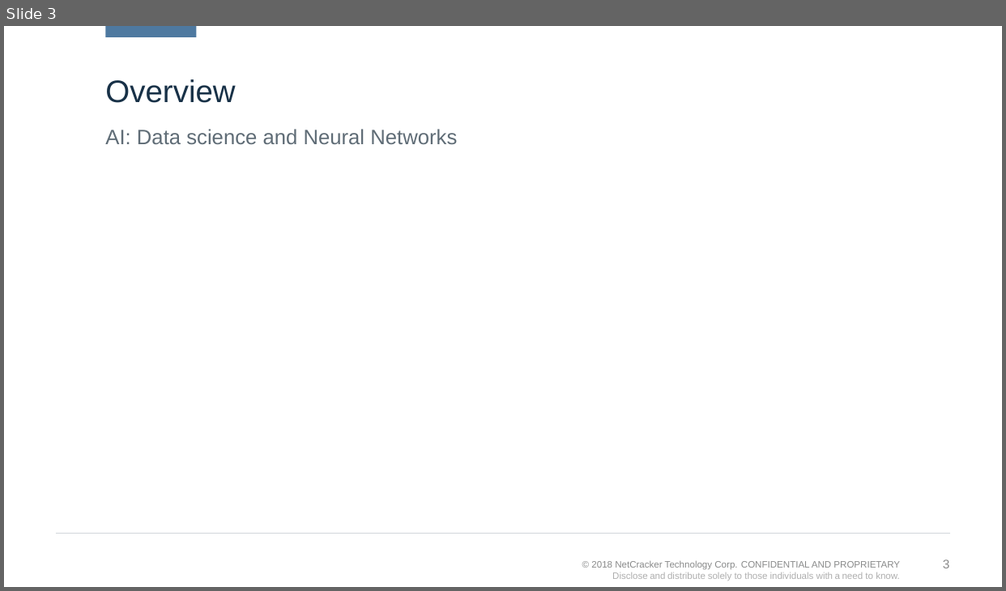
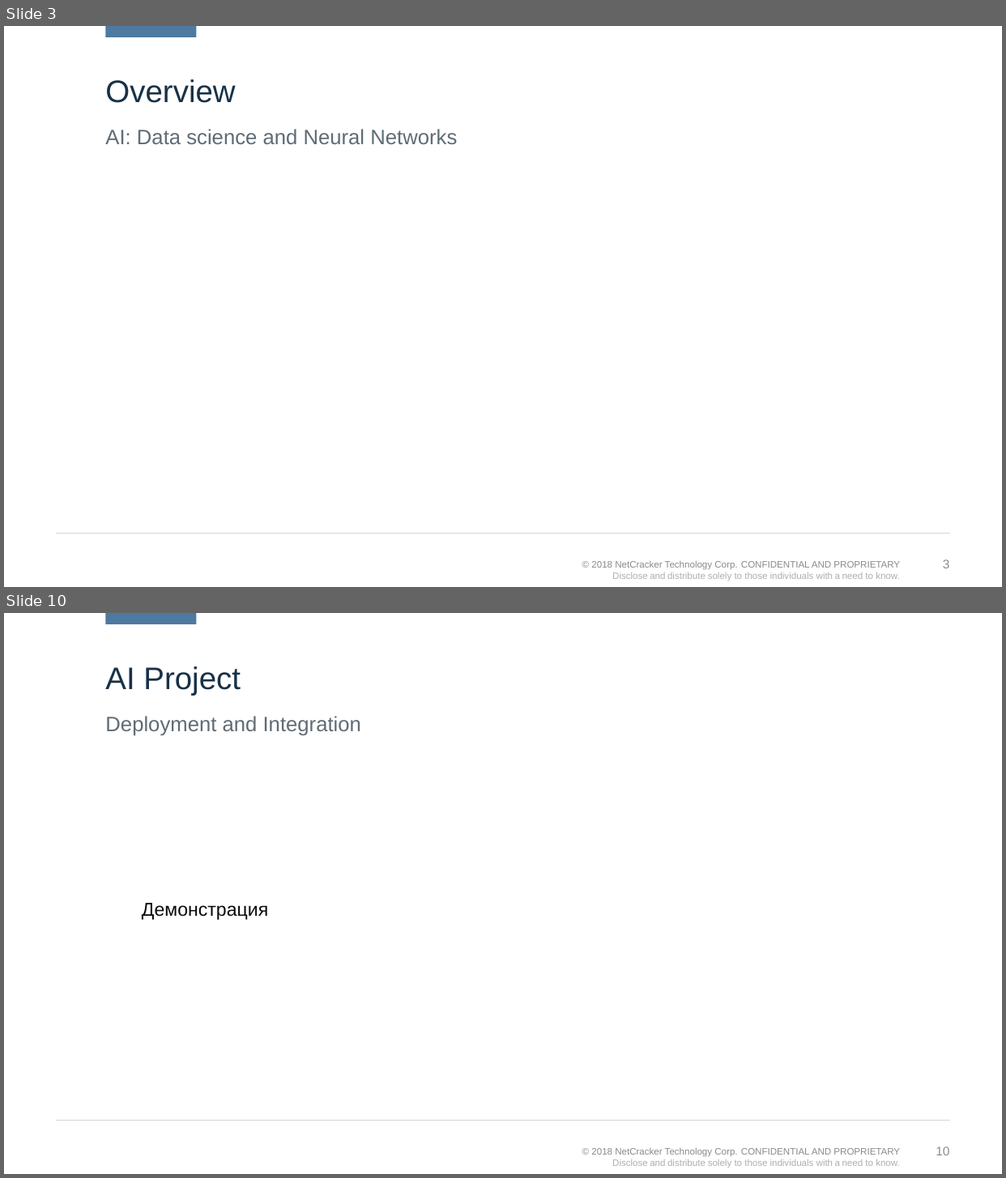
Before and after one commit to kvoloshenko/CLA, a slide deck: CLA_AI_01.pptx. Shown one above the other, each under a label of ours: slide 3 before the commit, slides 3 and 10 after it; the slides between them are not shown. The pictures are 1006x591 and 1006x1178 pixels, drawn with LibreOffice and Linux fonts; fonts in the diff are those of the drawing; background and template pictures are left out. Boxes give left, top, right and bottom in pixels: in the first picture for what was removed or moved away, otherwise in the second. Text is boxed around its words. In the diff, an @@ line names an element or a change of style, - is before the commit and + after.

```diff
--- a/CLA_AI_01.pptx
+++ b/CLA_AI_01.pptx
@@ slide 10 added at [4, 613, 1002, 1174], background #FFFFFF; not listed: 4 template elements that a slide beside it also shows @@
@@ title added at [105, 666, 241, 696], 30 pt, text #183147 @@
+AI Project
@@ text added at [105, 716, 361, 736], 20 pt, text #5F6C76 @@
+Deployment and Integration
@@ text added at [142, 903, 268, 920], 18 pt, text #070A0D @@
+Демонстрация
```
Also in this commit, not shown: 1 slide changed, 5 other slides added, 2 slides removed.
